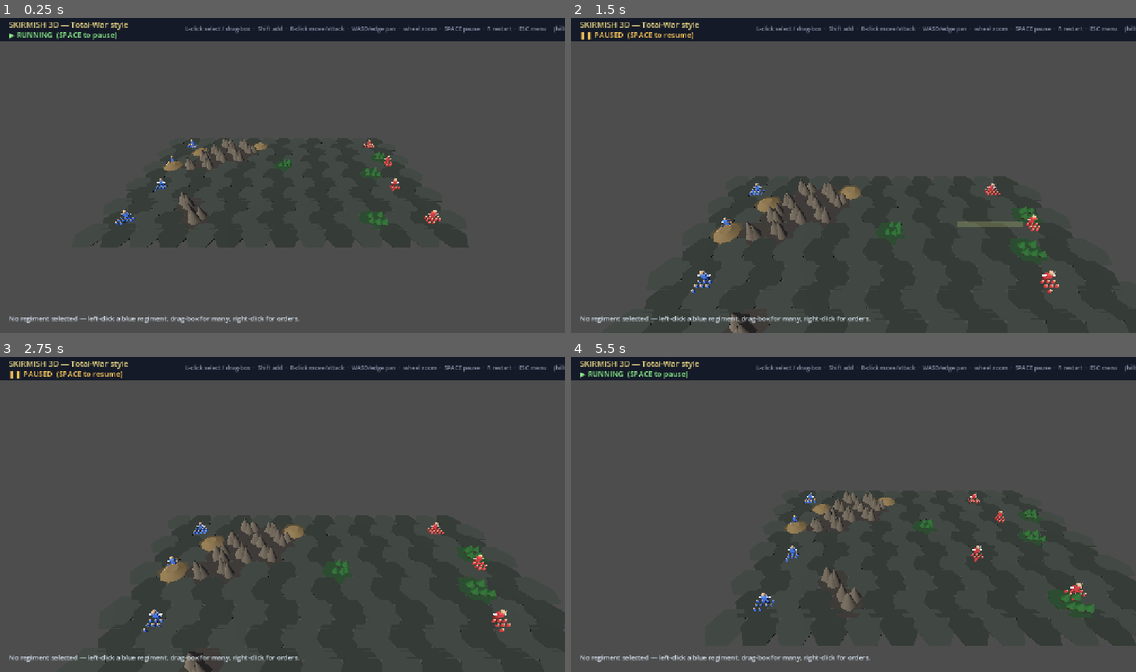
Above: before the commit, frames 1-4 (two rows, left to right).
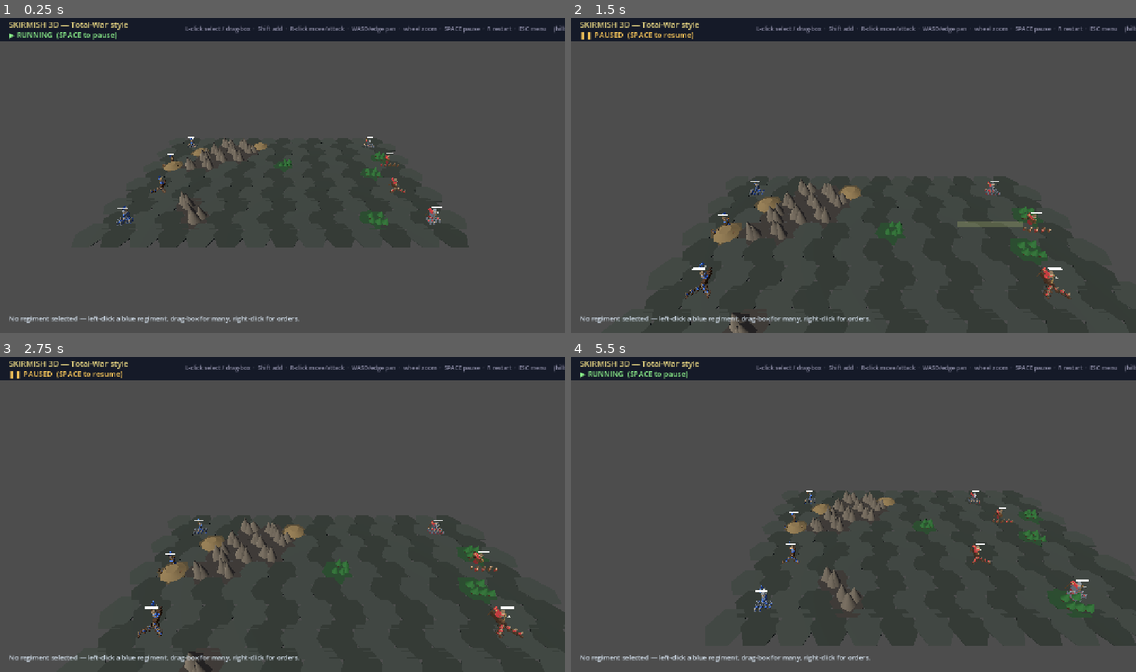
Above: after the commit, the same moments.

Repository: kabuumu/strategy-prototype
Game: Godot game, scene res://src/skirmish3d/skirmish3d.tscn
Same seed, same stepped clock (60 frames per second), same inputs: the game is played once before the commit and once after it. This scene is started directly instead of the project's main scene.
Inputs (mouse positions are in pixels of both pictures, inside the frame that each line leads up to):
- Up to frame 1 (0.25 s): no input
- Up to frame 2 (1.5 s): tap A at 0.5, 1.25 s; move the mouse to (825, 238) at 0.52 s; hold W 0.53-1.25 s; tap H at 0.6 s; click (825, 238) at 0.67 s; tap Space at 0.77 s; drag from (1023, 222) to (825, 238) at 1.27 s
- Up to frame 3 (2.75 s): tap A at 2 s; move the mouse to (113, 464) at 2.02 s; hold A from 2.03 s (still down); tap Keypad Enter at 2.1 s
- Up to frame 4 (5.5 s): release A at 2.75 s; drag from (881, 514) to (684, 464) at 2.77 s; tap A at 3.5, 4.25 s; move the mouse to (768, 432) at 3.52 s; hold S 3.53-4.25 s; tap T at 3.6 s; tap Space at 3.77 s; drag from (977, 498) to (768, 432) at 4.27 s; move the mouse to (740, 530) at 5.02 s; hold W from 5.03 s (still down); tap F at 5.1 s; click (740, 530) at 5.17 s

The runs differ from the first frame. In frame 1, 0.4% of the frame differs, in the area x 20-79%, y 37-66%; in frame 2, 0.7%; in frame 3, 0.7%, in the area x 24-93%, y 51-90%; in frame 4, 0.6%.

Commit message:
3D skirmish: detailed per-class unit figures
Class-specific procedural figures (cavalry on a horse, archer with bow +
quiver, healer with staff, infantry with sword/shield), replacing the
single generic humanoid. Keeps the morale/terrain hooks intact.

Co-Authored-By: Claude Opus 4.8 <noreply@anthropic.com>

Diff:
--- a/src/skirmish3d/skirmish_unit_3d.gd
+++ b/src/skirmish3d/skirmish_unit_3d.gd
@@ -60,6 +60,7 @@
 var _hp_bg: MeshInstance3D
 var _hp_fill: MeshInstance3D
 var _soldiers: Array[Soldier] = []
+var _body_home_y: float = 0.95
 
 const HIT_FLASH_TIME: float = 0.24
 
@@ -95,23 +96,128 @@
 var team_color: Color:
 	get: return Color(0.30, 0.53, 1.0) if team == 0 else Color(0.95, 0.28, 0.28)
 
+func _class_armor_color() -> Color:
+	match unit_type:
+		"archer":
+			return Color(0.42, 0.30, 0.17)
+		"scout":
+			return Color(0.50, 0.39, 0.25)
+		"healer":
+			return Color(0.48, 0.51, 0.54)
+		_:
+			return Color(0.36, 0.39, 0.43)
+
+func _body_rest_color() -> Color:
+	return team_color if unit_type == "scout" else _class_armor_color()
+
+func _make_box(parent: Node3D, size: Vector3, pos: Vector3, color: Color, scale_mul: float, rot: Vector3 = Vector3.ZERO) -> MeshInstance3D:
+	var node := MeshInstance3D.new()
+	var mesh := BoxMesh.new()
+	mesh.size = size * scale_mul
+	node.mesh = mesh
+	node.position = pos * scale_mul
+	node.rotation_degrees = rot
+	node.material_override = _solid_mat(color)
+	parent.add_child(node)
+	return node
+
+func _make_cylinder(parent: Node3D, top_radius: float, bottom_radius: float, height: float, pos: Vector3, color: Color, scale_mul: float, segments: int = 8, rot: Vector3 = Vector3.ZERO) -> MeshInstance3D:
+	var node := MeshInstance3D.new()
+	var mesh := CylinderMesh.new()
+	mesh.top_radius = top_radius * scale_mul
+	mesh.bottom_radius = bottom_radius * scale_mul
+	mesh.height = height * scale_mul
+	mesh.radial_segments = segments
+	node.mesh = mesh
+	node.position = pos * scale_mul
+	node.rotation_degrees = rot
+	node.material_override = _solid_mat(color)
+	parent.add_child(node)
+	return node
+
+func _add_head(root: Node3D, scale_mul: float, pos: Vector3 = Vector3(0.0, 0.68, 0.0)) -> void:
+	var head := MeshInstance3D.new()
+	var hs := SphereMesh.new()
+	hs.radius = 0.22 * scale_mul
+	hs.height = 0.44 * scale_mul
+	head.mesh = hs
+	head.position = pos * scale_mul
+	head.material_override = _solid_mat(Color(0.87, 0.72, 0.55))
+	root.add_child(head)
+
+	_make_cylinder(root, 0.19, 0.23, 0.16, pos + Vector3(0.0, 0.17, 0.0), _class_armor_color().lightened(0.12), scale_mul, 7)
+
+func _add_weapon(root: Node3D, scale_mul: float) -> void:
+	match unit_type:
+		"archer":
+			var bow := TorusMesh.new()
+			bow.inner_radius = 0.23 * scale_mul
+			bow.outer_radius = 0.30 * scale_mul
+			bow.rings = 10
+			bow.ring_segments = 5
+			var wpn := MeshInstance3D.new()
+			wpn.mesh = bow
+			wpn.position = Vector3(0.47, 0.15, 0.0) * scale_mul
+			wpn.rotation_degrees = Vector3(90.0, 0.0, 0.0)
+			wpn.material_override = _solid_mat(Color(0.55, 0.36, 0.16))
+			root.add_child(wpn)
+			_make_box(root, Vector3(0.025, 0.70, 0.025), Vector3(0.47, 0.15, 0.0), Color(0.88, 0.80, 0.62), scale_mul)
+			_make_box(root, Vector3(0.14, 0.48, 0.18), Vector3(-0.36, 0.05, 0.20), Color(0.27, 0.18, 0.11), scale_mul, Vector3(0.0, 0.0, -18.0))
+			for i in range(3):
+				_make_box(root, Vector3(0.025, 0.55, 0.025), Vector3(-0.42 + i * 0.05, 0.23, 0.27), Color(0.78, 0.70, 0.48), scale_mul, Vector3(0.0, 0.0, -18.0))
+		"healer":
+			_make_box(root, Vector3(0.06, 1.65, 0.06), Vector3(0.47, 0.24, 0.0), Color(0.62, 0.45, 0.24), scale_mul, Vector3(0.0, 0.0, 8.0))
+			_make_cylinder(root, 0.0, 0.14, 0.28, Vector3(0.57, 1.05, 0.0), Color(0.78, 0.80, 0.78), scale_mul, 5, Vector3(0.0, 0.0, 8.0))
+			_make_box(root, Vector3(0.32, 0.46, 0.10), Vector3(-0.42, 0.08, 0.0), team_color.darkened(0.08), scale_mul, Vector3(0.0, 0.0, -8.0))
+		_:
+			_make_box(root, Vector3(0.08, 0.92, 0.08), Vector3(0.43, 0.23, 0.0), Color(0.72, 0.74, 0.80), scale_mul, Vector3(0.0, 0.0, 20.0))
+			_make_box(root, Vector3(0.18, 0.34, 0.06), Vector3(0.58, 0.66, 0.0), Color(0.82, 0.83, 0.78), scale_mul, Vector3(0.0, 0.0, 20.0))
+			_make_box(root, Vector3(0.36, 0.54, 0.12), Vector3(-0.43, 0.08, 0.0), team_color.darkened(0.06), scale_mul, Vector3(0.0, 0.0, -8.0))
+
+func _build_cavalry(root: MeshInstance3D, scale_mul: float, with_weapon: bool) -> void:
+	var torso := BoxMesh.new()
+	torso.size = Vector3(0.46, 0.56, 0.30) * scale_mul
+	root.mesh = torso
+	root.material_override = _solid_mat(team_color)
+
+	var horse := _make_box(root, Vector3(1.22, 0.42, 0.46), Vector3(0.0, -0.55, 0.0), Color(0.31, 0.20, 0.12), scale_mul)
+	_make_box(root, Vector3(0.46, 0.30, 0.36), Vector3(0.66, -0.38, 0.0), Color(0.34, 0.22, 0.13), scale_mul, Vector3(0.0, 0.0, -12.0))
+	_make_box(root, Vector3(0.34, 0.12, 0.22), Vector3(0.92, -0.27, 0.0), Color(0.22, 0.15, 0.10), scale_mul)
+	_make_box(root, Vector3(0.42, 0.10, 0.42), Vector3(0.0, -0.28, 0.0), team_color.darkened(0.06), scale_mul)
+	for lx: float in [-0.42, 0.42]:
+		for lz: float in [-0.17, 0.17]:
+			_make_box(root, Vector3(0.11, 0.72, 0.10), Vector3(lx, -1.02, lz), Color(0.22, 0.14, 0.09), scale_mul)
+	_make_box(root, Vector3(0.34, 0.08, 0.08), Vector3(-0.78, -0.46, 0.0), Color(0.16, 0.11, 0.08), scale_mul, Vector3(0.0, 0.0, -22.0))
+	horse.name = "HorseBody"
+
+	_add_head(root, scale_mul, Vector3(0.0, 0.48, 0.0))
+	_make_box(root, Vector3(0.52, 0.12, 0.36), Vector3(0.0, 0.08, -0.02), _class_armor_color().lightened(0.08), scale_mul)
+	if with_weapon:
+		_make_box(root, Vector3(0.06, 1.26, 0.06), Vector3(0.50, 0.22, 0.0), Color(0.70, 0.56, 0.30), scale_mul, Vector3(0.0, 0.0, 20.0))
+		_make_cylinder(root, 0.0, 0.13, 0.24, Vector3(0.64, 0.80, 0.0), Color(0.80, 0.80, 0.74), scale_mul, 5, Vector3(0.0, 0.0, 20.0))
+
 # Build a small low-poly humanoid figure rooted at `root` (its torso), with a
 # head, two legs and a class weapon. Used both for the regiment's lead figure
 # and (smaller) for the squad markers.
 func _build_figure(root: MeshInstance3D, scale_mul: float, with_weapon: bool) -> void:
+	if unit_type == "scout":
+		_build_cavalry(root, scale_mul, with_weapon)
+		return
+
 	var torso := BoxMesh.new()
-	torso.size = Vector3(0.62, 0.74, 0.36) * scale_mul
+	var torso_size := Vector3(0.62, 0.74, 0.36)
+	if unit_type == "archer":
+		torso_size = Vector3(0.50, 0.68, 0.32)
+	elif unit_type == "healer":
+		torso_size = Vector3(0.56, 0.82, 0.34)
+	torso.size = torso_size * scale_mul
 	root.mesh = torso
-	root.material_override = _solid_mat(team_color)
-
-	var head := MeshInstance3D.new()
-	var hs := SphereMesh.new()
-	hs.radius = 0.24 * scale_mul
-	hs.height = 0.48 * scale_mul
-	head.mesh = hs
-	head.position = Vector3(0.0, 0.6 * scale_mul, 0.0)
-	head.material_override = _solid_mat(Color(0.87, 0.72, 0.55))
-	root.add_child(head)
+	root.material_override = _solid_mat(_class_armor_color())
+
+	_add_head(root, scale_mul)
+	_make_box(root, Vector3(0.66, 0.16, 0.40), Vector3(0.0, 0.20, -0.01), team_color.darkened(0.04), scale_mul)
+	_make_box(root, Vector3(0.18, 0.58, 0.22), Vector3(-0.40, 0.00, 0.0), _class_armor_color().darkened(0.12), scale_mul, Vector3(0.0, 0.0, -10.0))
+	_make_box(root, Vector3(0.18, 0.58, 0.22), Vector3(0.40, 0.00, 0.0), _class_armor_color().darkened(0.12), scale_mul, Vector3(0.0, 0.0, 10.0))
 
 	for lx: float in [-0.16, 0.16]:
 		var leg := MeshInstance3D.new()
@@ -123,22 +229,7 @@
 		root.add_child(leg)
 
 	if with_weapon:
-		var wpn := MeshInstance3D.new()
-		if is_ranged:
-			var bow := TorusMesh.new()
-			bow.inner_radius = 0.20 * scale_mul
-			bow.outer_radius = 0.30 * scale_mul
-			wpn.mesh = bow
-			wpn.position = Vector3(0.42 * scale_mul, 0.18 * scale_mul, 0.0)
-			wpn.material_override = _solid_mat(Color(0.55, 0.40, 0.22))
-		else:
-			var shaft := BoxMesh.new()
-			shaft.size = Vector3(0.07, 1.35, 0.07) * scale_mul
-			wpn.mesh = shaft
-			wpn.position = Vector3(0.42 * scale_mul, 0.30 * scale_mul, 0.0)
-			wpn.rotation_degrees = Vector3(0.0, 0.0, 12.0)
-			wpn.material_override = _solid_mat(Color(0.72, 0.74, 0.80))
-		root.add_child(wpn)
+		_add_weapon(root, scale_mul)
 
 # Optional external 3D models. These files are NOT committed (gitignored —
 # see assets/models/README.md). If present they're used for the regiment's
@@ -172,7 +263,7 @@
 	# Body root. _body is the torso (hit-flash target) for the procedural figure;
 	# with an external model it just hosts the model + a team-coloured base.
 	_body = MeshInstance3D.new()
-	_body.position = Vector3(0.0, 0.95, 0.0)
+	_body.position = Vector3(0.0, _body_home_y, 0.0)
 	add_child(_body)
 
 	var model := _try_load_model(1.0)
@@ -191,6 +282,9 @@
 		_body.add_child(base)
 	else:
 		_build_figure(_body, 1.0, true)
+		_body.rotation_degrees = Vector3(0.0, 90.0 if team == 0 else -90.0, 0.0)
+
+	_add_regiment_banner()
 
 	# Selection rings (top-down flat quads would be better, but cylinders keep
 	# this implementation stable across Godot versions.
@@ -200,7 +294,7 @@
 	sr.bottom_radius = radius + 0.16
 	sr.height = 0.04
 	_select_ring.mesh = sr
-	_select_ring.position = Vector3(0.0, 0.72, 0.0)
+	_select_ring.position = Vector3(0.0, 0.08, 0.0)
 	var sr_mat := StandardMaterial3D.new()
 	sr_mat.shading_mode = BaseMaterial3D.SHADING_MODE_UNSHADED
 	sr_mat.albedo_color = Color(1.0, 1.0, 0.35, 0.70)
@@ -214,7 +308,7 @@
 	hr.bottom_radius = radius + 0.10
 	hr.height = 0.03
 	_hover_ring.mesh = hr
-	_hover_ring.position = Vector3(0.0, 0.73, 0.0)
+	_hover_ring.position = Vector3(0.0, 0.10, 0.0)
 	var hr_mat := StandardMaterial3D.new()
 	hr_mat.shading_mode = BaseMaterial3D.SHADING_MODE_UNSHADED
 	hr_mat.albedo_color = Color(0.65, 0.88, 1.0, 0.55)
@@ -227,7 +321,7 @@
 	var bg := BoxMesh.new()
 	bg.size = Vector3(1.45, 0.12, 0.12)
 	_hp_bg.mesh = bg
-	_hp_bg.position = Vector3(0.0, 1.02, 0.0)
+	_hp_bg.position = Vector3(0.0, 2.35, 0.0)
 	var bg_mat := StandardMaterial3D.new()
 	bg_mat.albedo_color = Color(0.12, 0.12, 0.12)
 	bg_mat.shading_mode = BaseMaterial3D.SHADING_MODE_UNSHADED
@@ -238,7 +332,7 @@
 	var fg := BoxMesh.new()
 	fg.size = Vector3(1.45, 0.12, 0.12)
 	_hp_fill.mesh = fg
-	_hp_fill.position = Vector3(0.0, 1.02, 0.0)
+	_hp_fill.position = Vector3(0.0, 2.35, 0.0)
 	_refresh_hp_bar()
 	var fg_mat := StandardMaterial3D.new()
 	fg_mat.shading_mode = BaseMaterial3D.SHADING_MODE_UNSHADED
@@ -253,13 +347,36 @@
 		var s := Soldier.new()
 		var col: int = i % cols
 		var row: int = i / cols
-		var ox := (float(col) - float(cols - 1) * 0.5) * spacing
-		var oz := (float(row) - float(cols - 1) * 0.5) * spacing * 0.85 + 0.9
+		var offset := _formation_offset(i, col, row, cols, spacing)
 		s.mesh = MeshInstance3D.new()
 		_build_figure(s.mesh, 0.42, false)   # small, no weapon
-		s.mesh.position = Vector3(ox, 0.32, oz)
+		s.mesh.position = Vector3(offset.x, 0.32, offset.y)
+		s.mesh.rotation_degrees = Vector3(0.0, 90.0 if team == 0 else -90.0, 0.0)
 		add_child(s.mesh)
 		_soldiers.append(s)
+
+func _add_regiment_banner() -> void:
+	var root := Node3D.new()
+	root.name = "RegimentBanner"
+	root.position = Vector3(-0.55, 0.18, -0.42)
+	root.rotation_degrees.y = 90.0 if team == 0 else -90.0
+	add_child(root)
+	_make_box(root, Vector3(0.06, 1.85, 0.06), Vector3(0.0, 0.78, 0.0), Color(0.42, 0.28, 0.15), 1.0)
+	_make_box(root, Vector3(0.78, 0.42, 0.06), Vector3(0.36, 1.42, 0.0), team_color, 1.0)
+	_make_box(root, Vector3(0.34, 0.10, 0.07), Vector3(0.20, 1.42, 0.0), Color(0.93, 0.85, 0.48), 1.0)
+
+func _formation_offset(index: int, col: int, row: int, cols: int, spacing: float) -> Vector2:
+	match unit_type:
+		"archer":
+			return Vector2((float(index) - float(soldier_count - 1) * 0.5) * 0.46, 1.20 + float(index % 2) * 0.34)
+		"scout":
+			var side: float = -1.0 if (index & 1) == 0 else 1.0
+			var rank: float = float((index + 1) / 2)
+			return Vector2(side * rank * 0.38, 0.80 + rank * 0.32)
+		"healer":
+			return Vector2((float(col) - float(cols - 1) * 0.5) * 0.54, (float(row) - float(cols - 1) * 0.5) * 0.45 + 1.02)
+		_:
+			return Vector2((float(col) - float(cols - 1) * 0.5) * spacing, (float(row) - float(cols - 1) * 0.5) * spacing * 0.85 + 0.9)
 
 func _refresh_hp_bar() -> void:
 	if _hp_fill == null:
@@ -458,14 +575,14 @@
 		clear_order()
 	var mat := _body.material_override as StandardMaterial3D
 	if mat != null:
-		mat.albedo_color = Color(0.55, 0.45, 0.45) if v else team_color
+		mat.albedo_color = Color(0.55, 0.45, 0.45) if v else _body_rest_color()
 
 func _play_attack_animation() -> void:
 	if _body == null:
 		return
 	var tw := create_tween()
-	tw.tween_property(_body, "position:y", 0.45, 0.12).set_trans(Tween.TRANS_QUAD).set_ease(Tween.EASE_OUT)
-	tw.tween_property(_body, "position:y", 0.0, 0.16).set_trans(Tween.TRANS_QUAD).set_ease(Tween.EASE_IN)
+	tw.tween_property(_body, "position:y", _body_home_y + 0.22, 0.12).set_trans(Tween.TRANS_QUAD).set_ease(Tween.EASE_OUT)
+	tw.tween_property(_body, "position:y", _body_home_y, 0.16).set_trans(Tween.TRANS_QUAD).set_ease(Tween.EASE_IN)
 
 func _find_nearest_enemy_in_radius(neighbours: Array, radius_world: float) -> CharacterBody3D:
 	var best: CharacterBody3D = null
